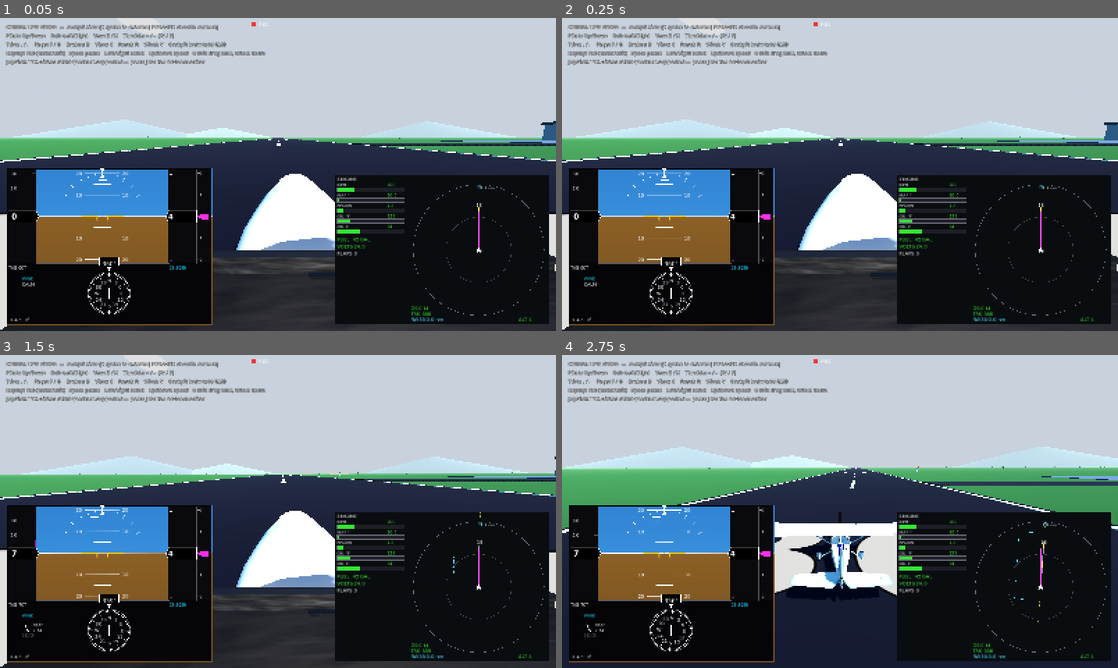
Above: before the commit, frames 1-4 (two rows, left to right).
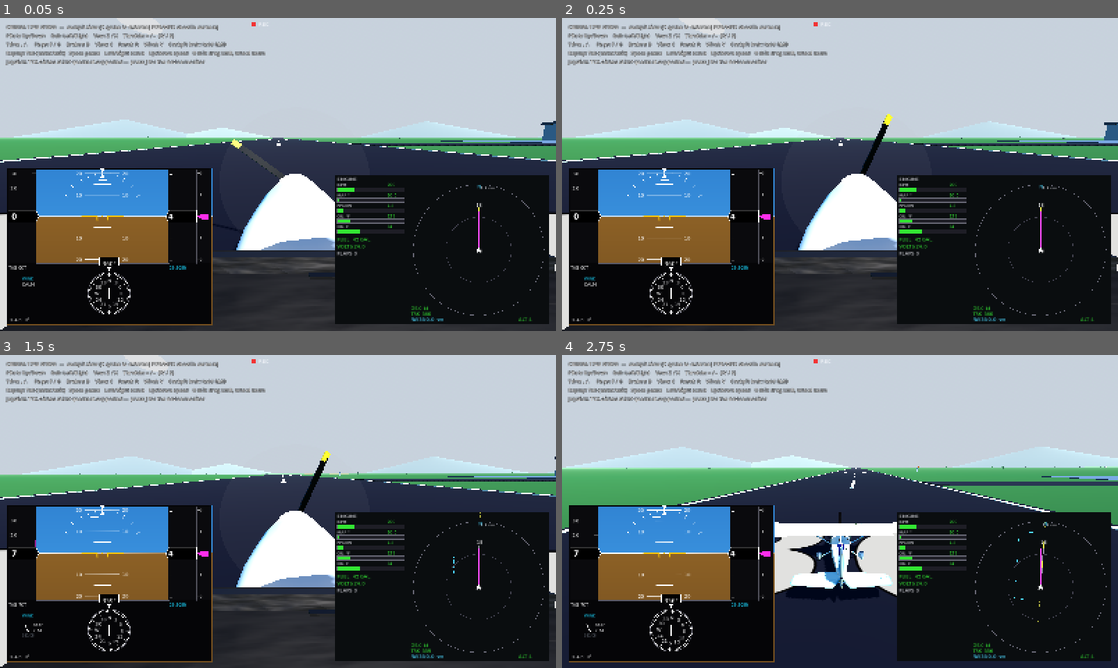
Above: after the commit, the same moments.

Repository: bigcubedata/test
Game: Godot game, scene res://src/Main.tscn
Two runs of this game, one before a commit and one after it. Both use one fixed random seed, a clock stepped at 60 frames per second and the inputs below.
Inputs (mouse positions are in pixels of both pictures, inside the frame that each line leads up to):
- Up to frame 1 (0.05 s): no input
- Up to frame 2 (0.25 s): no input
- Up to frame 3 (1.5 s): move the mouse to (400, 495) at 0.52 s; hold Right (roll_right) 0.53-1.25 s; tap V (cycle_wind) at 0.6 s; click (400, 495) at 0.67 s; drag from (166, 527) to (250, 574) at 1.27 s
- Up to frame 4 (2.75 s): move the mouse to (895, 442) at 2.02 s; hold Right (roll_right) from 2.03 s (still down); tap C (toggle_view) at 2.1 s

The runs differ from the first frame. In frame 1, 0.2% of the frame differs, in the area x 38-51%, y 38-68%; in frame 2, 0.2%, in the area x 53-60%, y 30-51%; in frame 3, 0.2%; in frame 4, nothing differs.

Commit message:
Cockpit prop fix, richer procedural audio, macOS app build
- Cockpit view lost its propeller when the GLB exterior landed (the
  procedural prop was parked unconditionally). The procedural prop now
  shows exactly when the exterior model is hidden — the cockpit
  eye-point — and the GLB prop covers the external/replay views.
- AudioManager rebuilt for realism, still 100% synthesised: exhaust
  pulse train at the true firing rate with idle lope jitter, combustion
  noise and prop blade chop that deepen with throttle/rpm/airspeed,
  two-band per-ear wind with speed-dependent brightness plus sideslip
  hiss, ~12 Hz pre-stall buffet, the electric stall horn (warbling
  ~1.9 kHz reed, verified at 1.85/3.7 kHz in a recorded stall), flap
  motor whine, ground-roll rumble with seam bumps, touchdown thump and
  tire chirp. One push_buffer per block as before.
- macOS packaging: export_presets.cfg (universal binary, ad-hoc
  codesign) + GitHub Actions workflow that exports the app on every
  push and uploads C172-FlightSim-macOS.zip as an artifact; README
  gains prebuilt-app install steps incl. Gatekeeper handling.

Co-Authored-By: Claude Fable 5 <noreply@anthropic.com>
Claude-Session: https://claude.ai/code/session_01BSiwa8xwJ1aRwLCRnRu7pg

Diff:
--- a/src/aircraft/Airframe.gd
+++ b/src/aircraft/Airframe.gd
@@ -30,6 +30,7 @@
 var _gltf := false
 var _anim := {}                 # group name -> [{node, base}] (GLB mode)
 var _prop_angle := 0.0
+var _proc_prop: Node3D          # procedural prop, kept for the cockpit view
 
 var _white: StandardMaterial3D
 var _blue: StandardMaterial3D
@@ -122,11 +123,11 @@
 		_anim[group] = []
 		_collect_group(model, group, _anim[group])
 	_gltf = true
-	# The GLB has its own propeller + blur disc; park the procedural one.
-	var prop := get_parent().get_node_or_null("Propeller")
-	if prop:
-		prop.visible = false
-		prop.set_process(false)
+	# The GLB carries its own propeller + blur disc for the external views.
+	# The procedural propeller stays alive for the cockpit eye-point, where
+	# the whole exterior model is hidden but the prop must still be seen
+	# through the windshield; _animate_gltf swaps them with our visibility.
+	_proc_prop = get_parent().get_node_or_null("Propeller")
 	return true
 
 
@@ -145,6 +146,11 @@
 
 
 func _animate_gltf(delta: float) -> void:
+	# Show the procedural prop exactly when the exterior model is hidden
+	# (cockpit view while flying); external and replay views use the GLB prop.
+	if _proc_prop and _proc_prop.visible == visible:
+		_proc_prop.visible = not visible
+
 	# Flaps: the real 172's flaps run aft and down on tracks while rotating,
 	# so the slide (from the FlightGear animation) is applied with the hinge
 	# rotation. Driven from FlightData so they animate in replay too.
--- a/src/systems/AudioManager.gd
+++ b/src/systems/AudioManager.gd
@@ -1,27 +1,68 @@
 extends Node
 ## Procedural cockpit audio (no sound assets required).
 ##
-## Synthesises the soundscape in real time into a single AudioStreamGenerator:
-##   * Engine    - harmonic tone at the cylinder firing frequency, rising in
-##                 pitch and volume with RPM/throttle.
-##   * Wind/slip - filtered noise scaled by airspeed.
-##   * Stall horn - a steady reed-horn tone whenever the stall warning is on.
-##   * Touchdown - a short thump triggered on landing, scaled by sink rate.
-## Registered as an autoload so it follows the aircraft state in FlightData.
+## Synthesises the whole soundscape in real time into one AudioStreamGenerator.
+## Everything is driven from FlightData, so it works in replay too:
+##
+##   * Engine     - the Lycoming IO-360 fires twice per rev (4-cyl 4-stroke),
+##                  modelled as a train of raised-cosine exhaust pulses plus a
+##                  crankshaft-rate rumble. Pulses get random per-firing
+##                  amplitude jitter that is strong at idle (the classic
+##                  Lycoming idle lope) and fades out at speed. Throttle adds
+##                  combustion noise and brightens the pulses.
+##   * Propeller  - the two blades pass at the same 2-per-rev rate, heard as
+##                  broadband noise chopped at the firing frequency; the chop
+##                  deepens with rpm and airspeed (the "waah" of a flat-out
+##                  prop).
+##   * Wind       - two noise bands per ear (rumble + hiss) whose gain AND
+##                  brightness rise with airspeed; sideslip adds the hiss of
+##                  air hitting the fuselage side-on. Independent noise per
+##                  ear gives a wide, natural image.
+##   * Buffet     - near the stall the separated wake beats on the tail at
+##                  ~12 Hz: low-passed noise amplitude-modulated at that rate.
+##   * Stall horn - the 172's electric reed horn: a bright ~1.9 kHz squeal
+##                  with a slow warble, ramping in as the warning trips.
+##   * Ground     - deep rolling rumble proportional to ground speed with a
+##                  slow "seams in the pavement" modulation, a touchdown
+##                  thump scaled by sink rate, and a short tire chirp when
+##                  touching down at speed.
+##   * Flaps      - the electric flap motor's twin-tone whine while the
+##                  surfaces are in transit.
+##
+## Registered as an autoload; one push_buffer per fill (never per sample).
 
 const SR := 22050.0
 
 var _player: AudioStreamPlayer
 var _playback: AudioStreamGeneratorPlayback
 
+# --- oscillator / filter state ---------------------------------------------
 var _eng_phase := 0.0
-var _wind_lp := 0.0
-var _stall_phase := 0.0
+var _fire_jit := 1.0        # per-firing amplitude jitter (idle lope)
+var _pulse_dc := 0.3        # slow DC tracker to centre the pulse train
+var _exh_lp := 0.0          # combustion-noise low-pass
+var _wind_lp_l := 0.0
+var _wind_lp_r := 0.0
+var _grd_lp := 0.0
+var _bump_lp := 0.0         # very slow modulator: pavement seams
+var _buf_lp := 0.0          # buffet noise band
+var _buf_phase := 0.0       # buffet 12 Hz beat
+var _horn_phase := 0.0
+var _horn_warb := 0.0
+var _horn_env := 0.0
+var _flap_phase := 0.0
+var _flap_env := 0.0
 var _td_env := 0.0          # touchdown thump envelope
-var _prev_on_ground := true
-var _rpm_s := 700.0         # smoothed values to avoid zipper noise
+var _sq_env := 0.0          # tire-chirp envelope
+var _sq_phase := 0.0
+
+# --- smoothed drivers (avoid zipper noise) ----------------------------------
+var _rpm_s := 700.0
 var _thr_s := 0.0
 var _wind_s := 0.0
+var _grd_s := 0.0
+var _prev_on_ground := true
+var _prev_flaps := 0.0
 var _buf := PackedVector2Array()   # reused block buffer (one push per fill)
 
 
@@ -40,10 +81,12 @@
 
 
 func _process(_delta: float) -> void:
-	# Trigger a touchdown thump on the air->ground transition.
+	# Touchdown one-shots on the air->ground transition.
 	var og: bool = FlightData.on_ground
 	if og and not _prev_on_ground:
 		_td_env = clampf(absf(FlightData.vertical_speed_fpm) / 500.0, 0.25, 1.0)
+		if FlightData.ground_speed_kt > 25.0:
+			_sq_env = clampf(FlightData.ground_speed_kt / 70.0, 0.4, 1.0)
 	_prev_on_ground = og
 
 	if _playback == null:
@@ -56,50 +99,122 @@
 	if frames <= 0:
 		return
 
-	# Smooth the driving parameters once per block.
+	# ---- per-block parameter update ----------------------------------------
 	_rpm_s = lerpf(_rpm_s, FlightData.engine_rpm, 0.25)
 	_thr_s = lerpf(_thr_s, FlightData.throttle_pct / 100.0, 0.25)
 	var ias: float = FlightData.indicated_airspeed_kt
-	_wind_s = lerpf(_wind_s, clampf((ias - 25.0) / 130.0, 0.0, 1.0), 0.2)
-
-	var f0 := maxf(_rpm_s, 250.0) / 60.0 * 2.0     # 4-cyl, 2 firings/rev
-	var eng_amp := 0.10 + 0.42 * _thr_s
-	var wind_amp := _wind_s * 0.30
+	_wind_s = lerpf(_wind_s, clampf((ias - 20.0) / 140.0, 0.0, 1.0), 0.2)
+	var gs_target := 0.0
+	if FlightData.on_ground:
+		gs_target = clampf(FlightData.ground_speed_kt / 55.0, 0.0, 1.0)
+	_grd_s = lerpf(_grd_s, gs_target, 0.2)
+
+	var f0 := maxf(_rpm_s, 250.0) / 30.0            # firing rate: 2 per rev
+	var rough := lerpf(0.30, 0.04, clampf((_rpm_s - 650.0) / 1400.0, 0.0, 1.0))
+	var eng_amp := 0.14 + 0.46 * _thr_s
+	var chop := clampf((_rpm_s - 1500.0) / 1300.0, 0.0, 1.0) \
+		* (0.35 + 0.65 * _wind_s)                    # prop chop depth
+	var exh_noise_amp := 0.05 + 0.30 * _thr_s
+
+	# Wind: gain grows ~quadratically, brightness (filter k) with speed too.
+	var wind_amp := 0.36 * _wind_s * _wind_s + 0.05 * _wind_s
+	var slip_hiss := clampf(absf(FlightData.slip_skid) * 2.0, 0.0, 1.0) \
+		* _wind_s * 0.15
+	var k_wind := 0.05 + 0.28 * _wind_s
+
 	var stalling: bool = FlightData.stall_warning
+	var buffeting := stalling and not FlightData.on_ground
+	_horn_env = move_toward(_horn_env, 1.0 if stalling else 0.0, 0.08)
+
+	# Electric flap motor: whines while the surfaces are moving.
+	var flaps: float = FlightData.flaps_deg
+	var flap_moving := absf(flaps - _prev_flaps) > 0.005
+	_prev_flaps = flaps
+	_flap_env = move_toward(_flap_env, 1.0 if flap_moving else 0.0, 0.15)
+
+	var horn_on := _horn_env > 0.001
+	var flap_on := _flap_env > 0.001
+	var grd_on := _grd_s > 0.001
 
 	if _buf.size() != frames:
 		_buf.resize(frames)
 	for i in range(frames):
-		# --- Engine: fundamental + harmonics + a sub for the lope ---
+		# --- Engine: exhaust pulse train + crank rumble + prop chop --------
 		_eng_phase += f0 / SR
 		if _eng_phase >= 1.0:
 			_eng_phase -= 1.0
-		var e := sin(TAU * _eng_phase)
-		e += 0.5 * sin(TAU * _eng_phase * 2.0)
-		e += 0.3 * sin(TAU * _eng_phase * 3.0)
-		e += 0.4 * sin(TAU * _eng_phase * 0.5)
-		e *= eng_amp * 0.38
-
-		# --- Wind: one-pole low-passed noise ---
+			_fire_jit = 1.0 + rough * (randf() * 2.0 - 1.0)
+		# Raised-cosine pulse, cubed to sharpen: bright "pop" per firing.
+		var c := 0.5 + 0.5 * cos(TAU * (_eng_phase - 0.5))
+		var pulse := c * c * c
+		_pulse_dc += (pulse - _pulse_dc) * 0.002
 		var noise := randf() * 2.0 - 1.0
-		_wind_lp += (noise - _wind_lp) * 0.18
-		var w := _wind_lp * wind_amp
-
-		# --- Stall horn ---
-		var s := 0.0
-		if stalling:
-			_stall_phase += 410.0 / SR
-			if _stall_phase >= 1.0:
-				_stall_phase -= 1.0
-			s = 0.18 * sin(TAU * _stall_phase)
-
-		# --- Touchdown thump ---
-		var td := 0.0
+		_exh_lp += (noise - _exh_lp) * (0.10 + 0.20 * _thr_s)
+		var e := (pulse - _pulse_dc) * 1.5 * _fire_jit    # exhaust pulses
+		e += 0.35 * sin(TAU * _eng_phase * 0.5)           # crankshaft rumble
+		e += _exh_lp * exh_noise_amp                      # combustion noise
+		e += noise * (0.30 + 0.70 * c) * chop * 0.35      # prop blade chop
+		e *= eng_amp * 0.42
+
+		# --- Wind: independent rumble+hiss per ear -------------------------
+		var nl := randf() * 2.0 - 1.0
+		var nr := randf() * 2.0 - 1.0
+		_wind_lp_l += (nl - _wind_lp_l) * k_wind
+		_wind_lp_r += (nr - _wind_lp_r) * k_wind
+		var wl := _wind_lp_l * wind_amp + (nl - _wind_lp_l) * (wind_amp * 0.22 + slip_hiss)
+		var wr := _wind_lp_r * wind_amp + (nr - _wind_lp_r) * (wind_amp * 0.22 + slip_hiss)
+
+		# --- Mono extras ----------------------------------------------------
+		var m := 0.0
+
+		# Pre-stall buffet: low noise band beating at ~12 Hz on the airframe.
+		if buffeting:
+			_buf_phase += 12.0 / SR
+			if _buf_phase >= 1.0:
+				_buf_phase -= 1.0
+			_buf_lp += (nl - _buf_lp) * 0.03
+			m += _buf_lp * (0.55 + 0.45 * sin(TAU * _buf_phase)) * 0.9
+
+		# Stall horn: bright reed squeal with a slow warble.
+		if horn_on:
+			_horn_warb += 5.5 / SR
+			if _horn_warb >= 1.0:
+				_horn_warb -= 1.0
+			_horn_phase += (1900.0 + 60.0 * sin(TAU * _horn_warb)) / SR
+			if _horn_phase >= 1.0:
+				_horn_phase -= 1.0
+			var h := sin(TAU * _horn_phase) + 0.55 * sin(TAU * _horn_phase * 2.0)
+			m += clampf(h * 1.6, -1.0, 1.0) * 0.11 * _horn_env
+
+		# Ground roll: deep rumble + slow seam bumps, only on the wheels.
+		if grd_on:
+			_grd_lp += (nr - _grd_lp) * 0.045
+			_bump_lp += (nl - _bump_lp) * 0.0025
+			m += _grd_lp * (0.8 + 1.6 * absf(_bump_lp)) * _grd_s * 0.5
+
+		# Touchdown thump (filtered burst) and tire chirp.
 		if _td_env > 0.0001:
-			td = (randf() * 2.0 - 1.0) * _td_env * 0.45
-			_td_env *= 0.9994
-
-		var smp := clampf((e + w + s + td) * 0.7, -1.0, 1.0)
-		_buf[i] = Vector2(smp, smp)
+			m += _grd_lp * _td_env * 2.2 + nl * _td_env * 0.18
+			_td_env *= 0.9993
+		if _sq_env > 0.0001:
+			_sq_phase += (1150.0 + 250.0 * _sq_env) / SR
+			if _sq_phase >= 1.0:
+				_sq_phase -= 1.0
+			m += sin(TAU * _sq_phase) * _sq_env * 0.16
+			_sq_env *= 0.9990
+
+		# Flap motor: twin-tone electric whine.
+		if flap_on:
+			_flap_phase += 410.0 / SR
+			if _flap_phase >= 1.0:
+				_flap_phase -= 1.0
+			m += (0.6 * sin(TAU * _flap_phase) + 0.4 * sin(TAU * _flap_phase * 2.0)) \
+				* _flap_env * 0.045
+
+		# --- Mix with a gentle soft-knee ------------------------------------
+		var l := (e + m + wl) * 0.75
+		var r := (e + m + wr) * 0.75
+		_buf[i] = Vector2(clampf(l - l * l * l * 0.15, -1.0, 1.0),
+				clampf(r - r * r * r * 0.15, -1.0, 1.0))
 	# One native call per block instead of one per sample (~22k/sec).
 	_playback.push_buffer(_buf)
Not shown, added: export_presets.cfg
Not shown, added: .github/workflows/build-macos.yml
Not shown, changed: README.md
